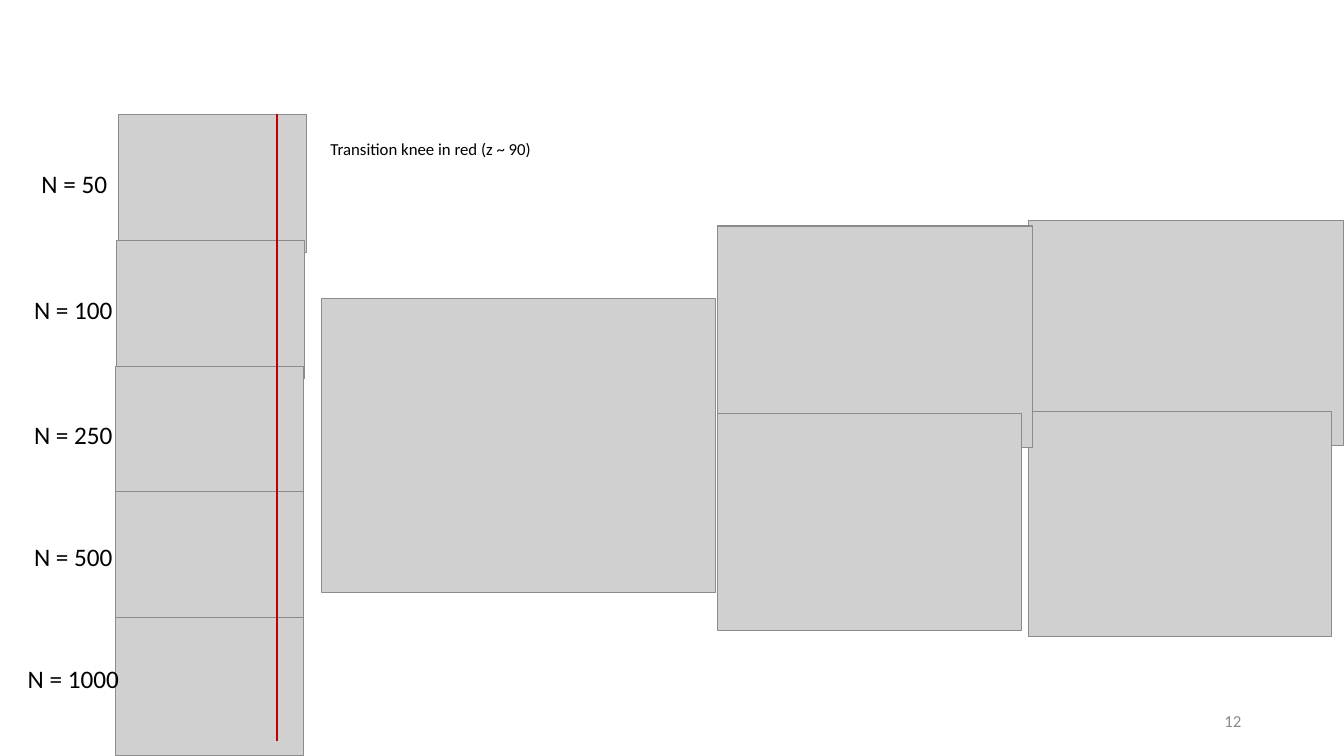
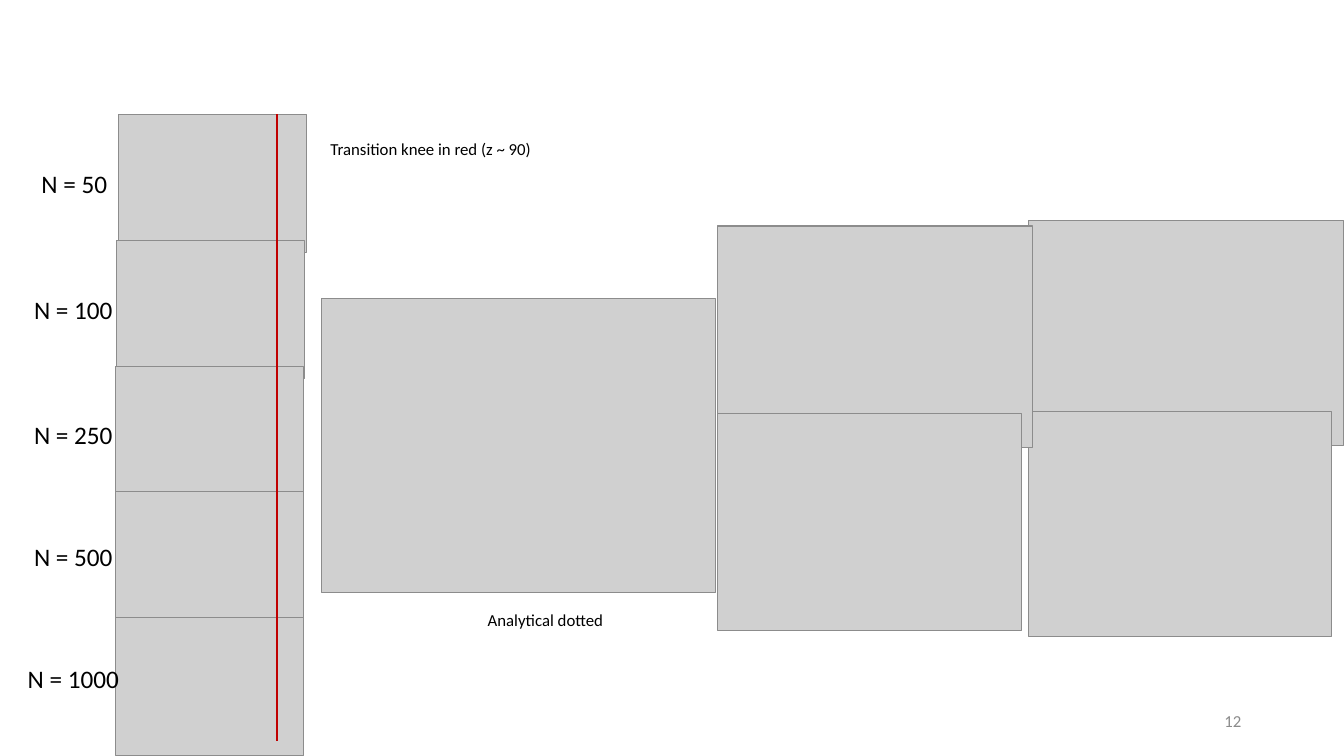
Before and after one commit to tyokokur/presentations, a slide deck: slide 12 of NAF.pptx. Drawn at 1344x756 pixels with LibreOffice and Linux fonts; fonts in the diff are those of the drawing; grey boxes stand for pictures; background and template pictures are left out. Boxes give left, top, right and bottom in pixels: in the first picture for what was removed or moved away, otherwise in the second. Text is boxed around its words. In the diff, an @@ line names an element or a change of style, - is before the commit and + after.

Commit message:
autocommit

```diff
--- a/NAF.pptx
+++ b/NAF.pptx
@@ text added at (x1=488, y1=614, x2=603, y2=629), 12 pt, text #000000 @@
+Analytical dotted
```
